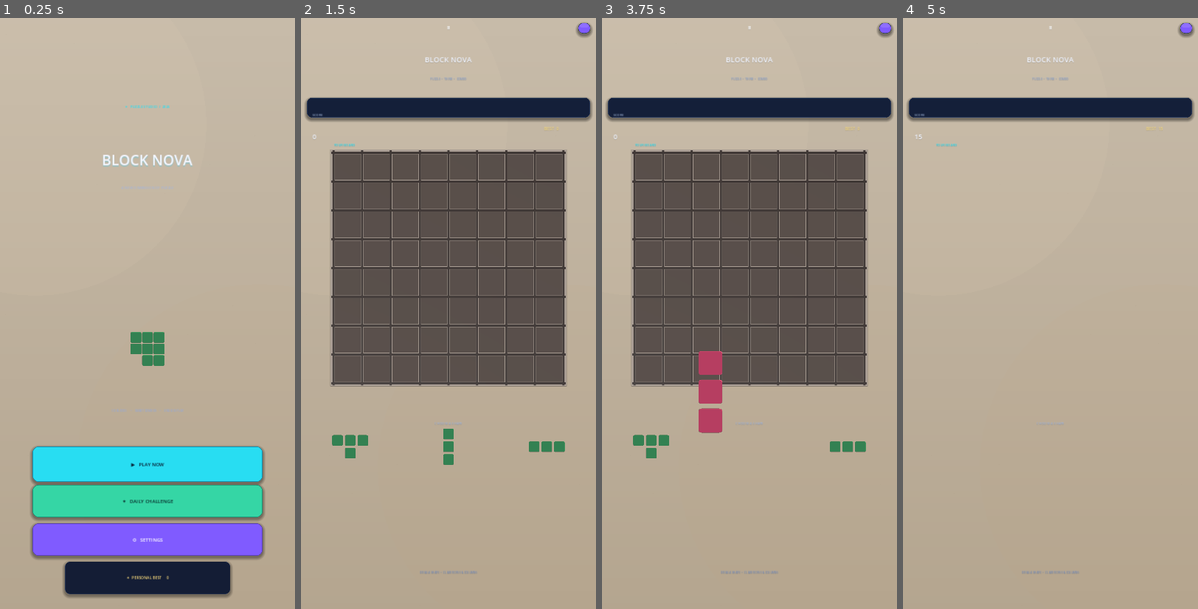
Above: before the commit, frames 1-4 (left to right).
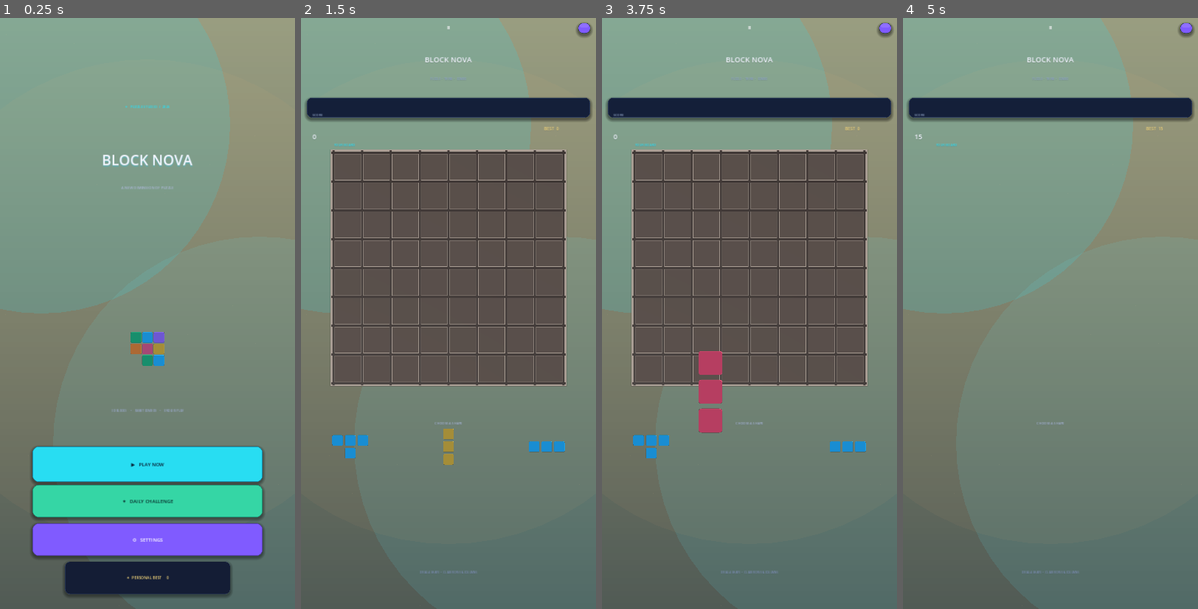
Above: after the commit, the same moments.

Repository: mahdialloui01-art/BlockNova
Game: Godot game, scene res://scenes/main.tscn
Two runs of this game, one before a commit and one after it. Both use one fixed random seed, a clock stepped at 60 frames per second and the inputs below.
Inputs (mouse positions are in pixels of both pictures, inside the frame that each line leads up to):
- Up to frame 1 (0.25 s): no input
- Up to frame 2 (1.5 s): click "▶ PLAY NOW" at 0.5 s; tap Enter at 1.25 s; move the mouse to (513, 283) at 1.27 s; click (513, 283) at 1.42 s
- Up to frame 3 (3.75 s): tap Space at 2, 3.5 s; drag from (690, 343) to (734, 431) at 2.02 s; tap Enter at 2.75 s; move the mouse to (779, 183) at 2.77 s; click (779, 183) at 2.92 s; drag from (734, 431) to (661, 224) at 3.52 s
- Up to frame 4 (5 s): move the mouse to (1139, 402) at 4.27 s; click (1139, 402) at 4.42 s

The runs differ from the first frame. In frame 1, 84% of the frame differs, in the area x 0-100%, y 0-100%; in frame 2, 65%; in frame 3, 64%; in frame 4, 97%.

Commit message:
Restore multicolor palette and reactive cocoa background

Diff:
--- a/scripts/main.gd
+++ b/scripts/main.gd
@@ -1,11 +1,11 @@
 extends Control
 
 const GRID := 8
-# Classic emerald block palette, matching the supplied visual reference.
-# A single consistent green keeps the board calm and the beveled cube faces readable.
+# Six distinct, vivid jewel tones with a warm premium balance.
+# Keep each index stable: saved boards store color indices, not Color values.
 const COLORS := [
-	Color("#4BA85B"), Color("#4BA85B"), Color("#4BA85B"),
-	Color("#4BA85B"), Color("#4BA85B"), Color("#4BA85B")
+	Color("#27B978"), Color("#28B8E8"), Color("#9B72E8"),
+	Color("#F28A3B"), Color("#E85F82"), Color("#E6B83F")
 ]
 const SHAPES := [
 	[Vector2i(0,0)],
@@ -725,34 +725,42 @@
 					var index := int(value)
 					if index >= 0 and index < counts.size():
 						counts[index] += 1
-	# When the board is empty, theme the screen around the strongest color in the current tray.
+	# Prefer placed tiles; only use the tray while the board is empty.
 	if counts.max() == 0:
 		for value in piece_colors:
 			for i in range(COLORS.size()):
 				if value is Color and value.is_equal_approx(COLORS[i]):
 					counts[i] += 1
-	var dominant_index := 0
-	for i in range(1, counts.size()):
-		if counts[i] > counts[dominant_index]:
-			dominant_index = i
+	var highest := counts.max()
+	var candidates: Array[int] = []
+	for i in range(counts.size()):
+		if counts[i] == highest:
+			candidates.append(i)
+	# Rotate equal-count choices gently so ties do not permanently favor green/index 0.
+	var dominant_index := candidates[posmod(placement_note_index, candidates.size())]
 	return COLORS[dominant_index]
 
 func _draw_background() -> void:
-	# Soft warm beige/taupe background from the visual reference.
-	# Keep the playfield bright and calm so the dark board and emerald tiles stand out.
-	var top_color := Color("#C7BBA9")
-	var bottom_color := Color("#B4A58F")
+	# Cocoa remains the foundation; the dominant jewel tone now visibly tints the whole scene.
+	var accent := _theme_color
+	var warm_top := Color("#C98B58")
+	var warm_bottom := Color("#684638")
+	var top_color := warm_top.lerp(accent.darkened(0.22), 0.24)
+	var bottom_color := warm_bottom.lerp(accent.darkened(0.38), 0.30)
 	var bands := 96
 	for i in range(bands):
 		var t := float(i) / float(bands - 1)
-		draw_rect(Rect2(0, size.y * t, size.x, size.y / float(bands) + 2.0), top_color.lerp(bottom_color, t))
-	# Very subtle warm light pools preserve depth without a strong neon glow.
-	draw_circle(Vector2(size.x * 0.12, size.y * 0.18), size.x * 0.58, Color(1.0, 0.91, 0.78, 0.055))
-	draw_circle(Vector2(size.x * 0.88, size.y * 0.76), size.x * 0.62, Color(0.78, 0.59, 0.39, 0.035))
+		var base := top_color.lerp(bottom_color, t)
+		var glow_mix := (1.0 - t) * 0.12
+		draw_rect(Rect2(0, size.y * t, size.x, size.y / float(bands) + 2.0), base.lerp(accent.lightened(0.28), glow_mix))
+	# Broad, soft color pools make the hue shift visible beyond the board without flattening the cocoa atmosphere.
+	draw_circle(Vector2(size.x * 0.14, size.y * 0.18), size.x * 0.64, Color(accent.r, accent.g, accent.b, 0.17))
+	draw_circle(Vector2(size.x * 0.88, size.y * 0.72), size.x * 0.70, Color(accent.lightened(0.22).r, accent.lightened(0.22).g, accent.lightened(0.22).b, 0.11))
+	draw_circle(Vector2(size.x * 0.50, size.y * 0.48), size.x * 0.82, Color(1.0, 0.72, 0.43, 0.045))
 	for i in range(54):
 		var px := fmod(float(i) * 83.0 + 23.0, size.x)
 		var py := fmod(float(i) * 137.0 + 61.0, size.y)
-		draw_circle(Vector2(px, py), 0.8 if i % 4 == 0 else 0.45, Color(0.48, 0.39, 0.29, 0.055))
+		draw_circle(Vector2(px, py), 0.8 if i % 4 == 0 else 0.45, Color(1.0, 0.78, 0.56, 0.075))
 
 func _draw_panel(rect: Rect2,color: Color,radius: float) -> void:
 	var shadow := StyleBoxFlat.new()
